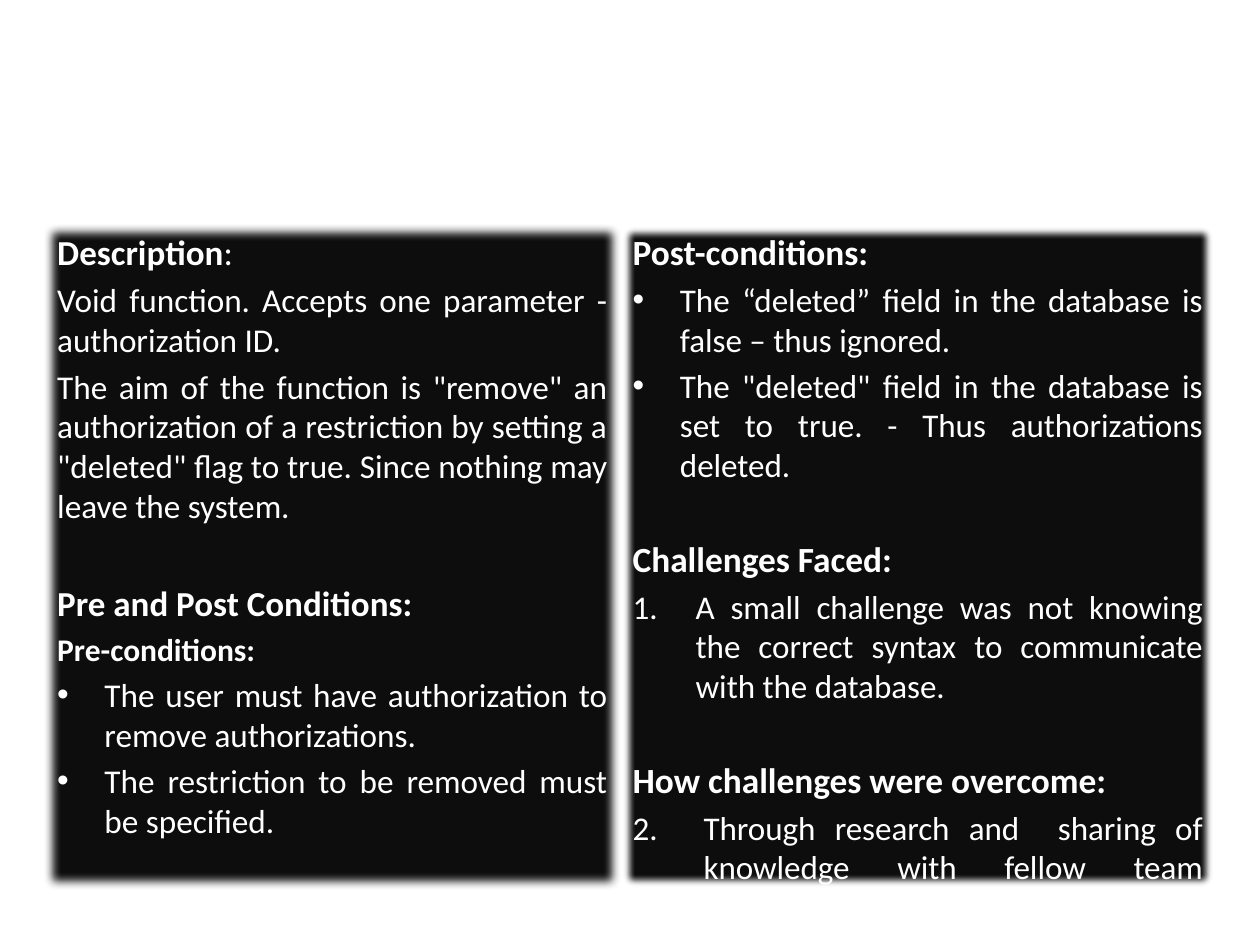
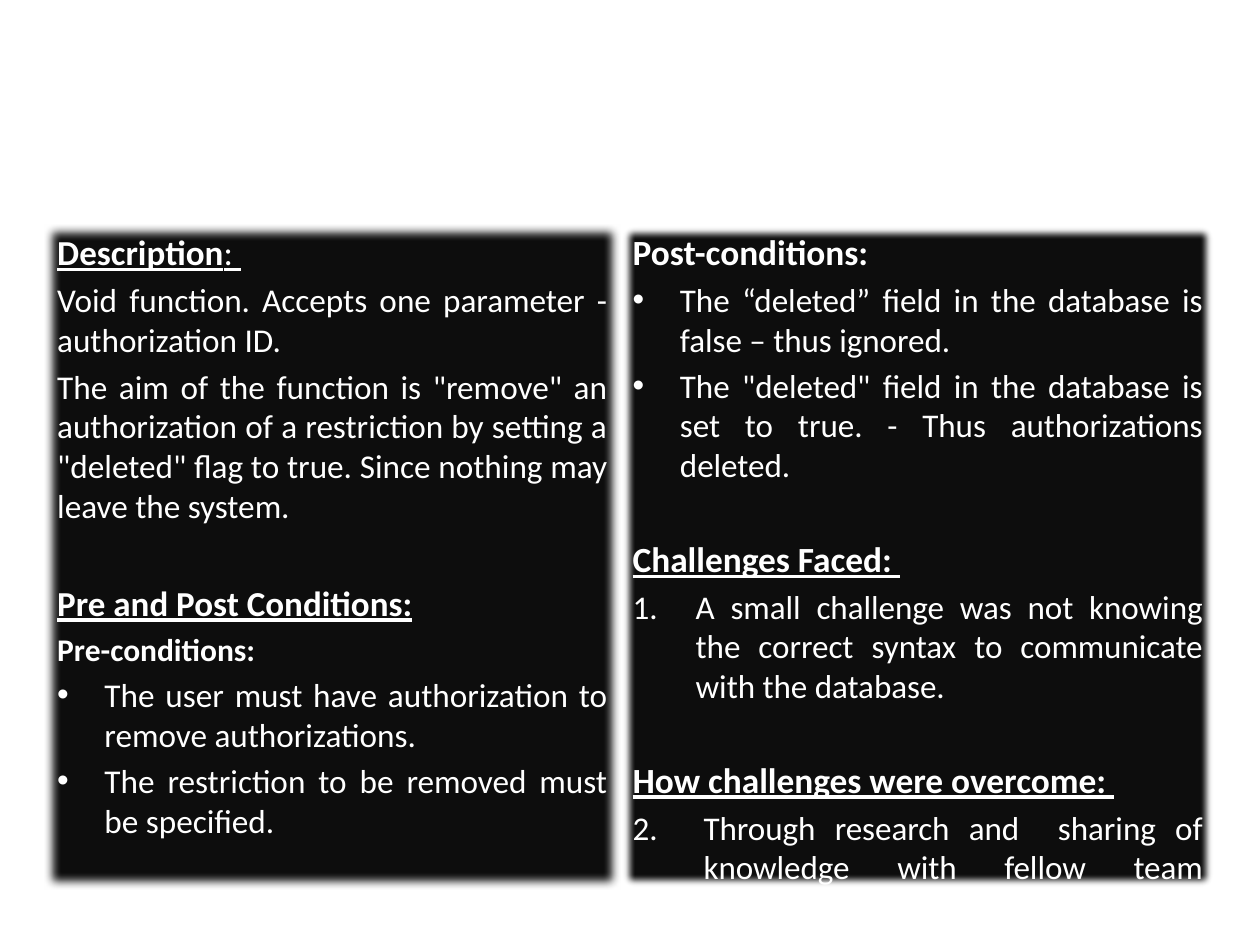
Before and after one commit to BuzzSpaceB/Authorization, a slide deck: slide 6 of Authentication - B.pptx. Drawn at 1260x945 pixels with LibreOffice and Linux fonts; fonts in the diff are those of the drawing; background and template pictures are left out. Boxes give left, top, right and bottom in pixels: in the first picture for what was removed or moved away, otherwise in the second. Text is boxed around its words. In the diff, an @@ line names an element or a change of style, - is before the commit and + after.

```diff
--- a/Authentication - B.pptx
+++ b/Authentication - B.pptx
@@ text at <box>57,236,412,622</box>: underline on in "Description:", "Pre and Post Conditions:" @@
@@ text in rectangle at <box>633,547,1106,799</box>: underline on in "Challenges Faced:", "How challenges were overcome:" @@
```
Also in this commit, not shown: 4 other slides changed.
